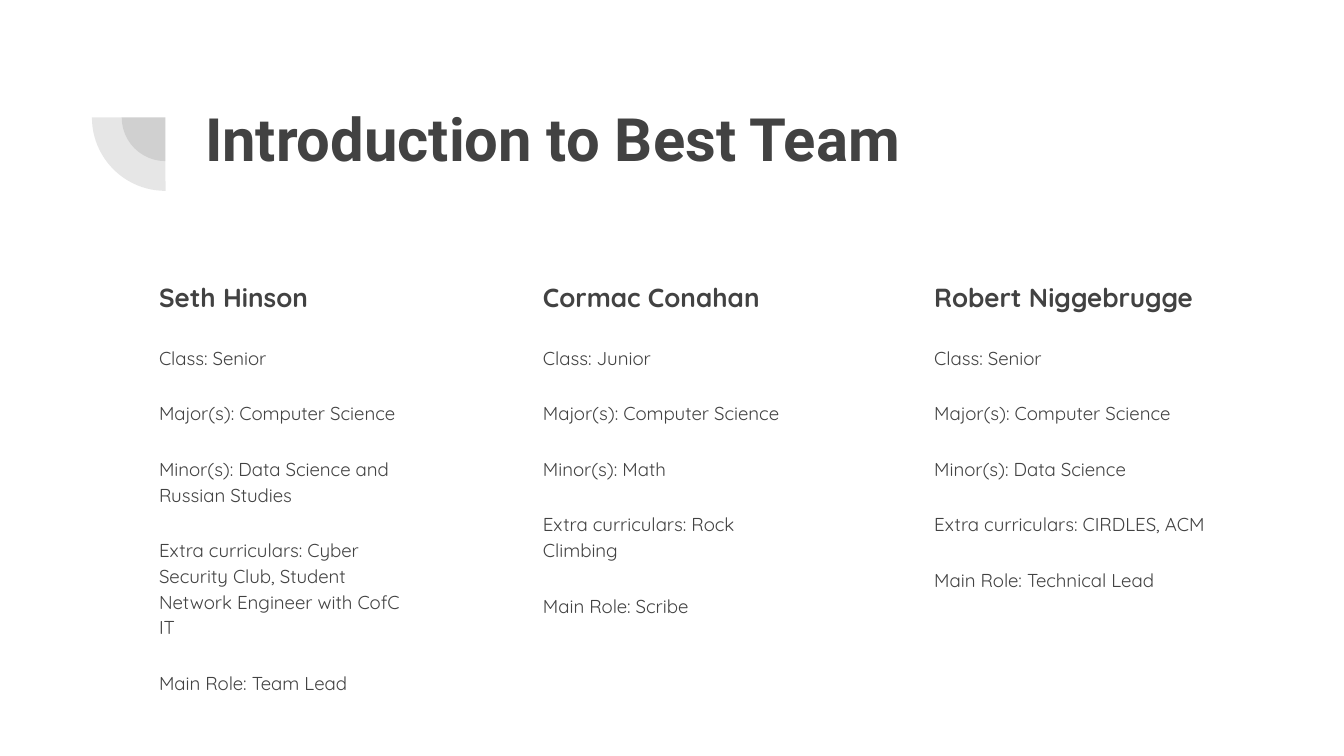
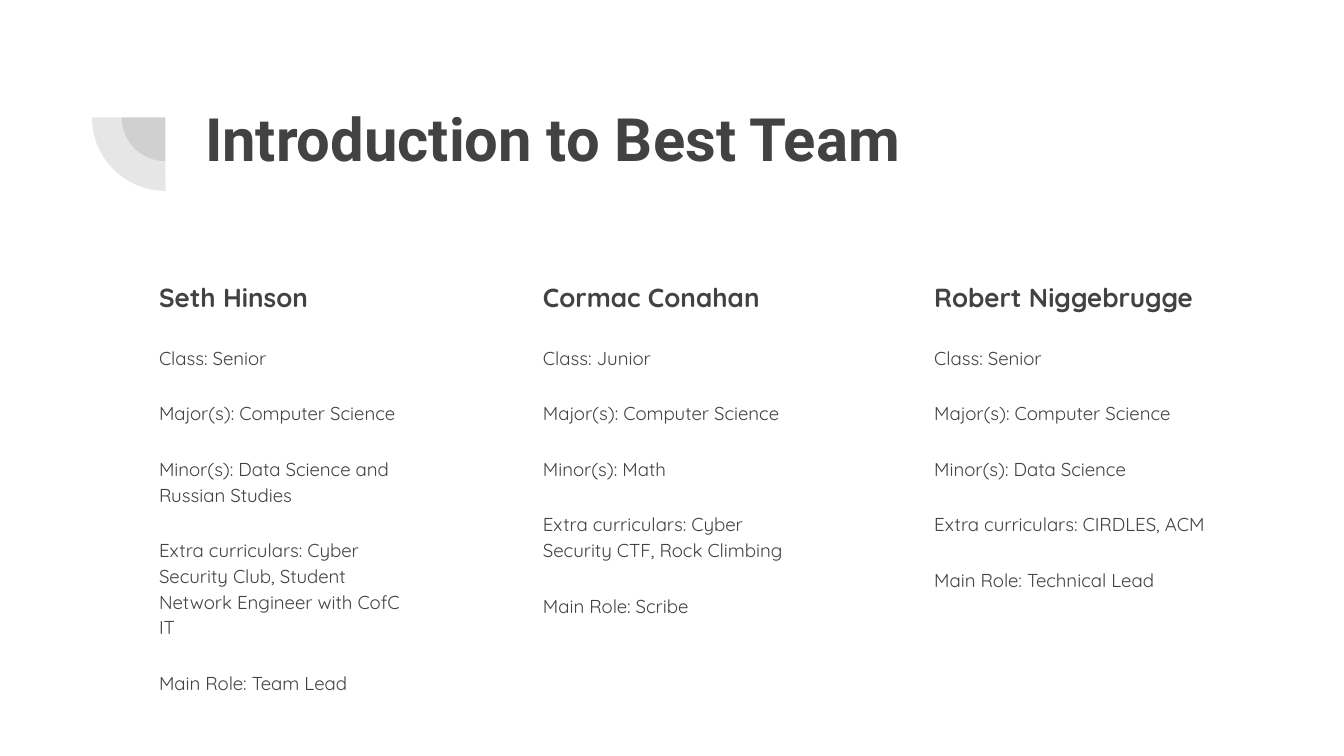
Before and after one commit to csci-362-01-2020/Best-Team, a slide deck: slide 2 of Best-Team_presentation.pptx. Drawn at 1344x756 pixels with LibreOffice and Linux fonts; fonts in the diff are those of the drawing. Boxes give left, top, right and bottom in pixels: in the first picture for what was removed or moved away, otherwise in the second. Text is boxed around its words. In the diff, an @@ line names an element or a change of style, - is before the commit and + after.

```diff
--- a/Best-Team_presentation.pptx
+++ b/Best-Team_presentation.pptx
@@ text at (543, 517, 783, 561): text changed @@
-Extra curriculars: Rock Climbing
+Extra curriculars: Cyber Security CTF, Rock Climbing
```
Also in this commit, not shown: 7 other slides changed, 8 slides added, 5 slides removed.
